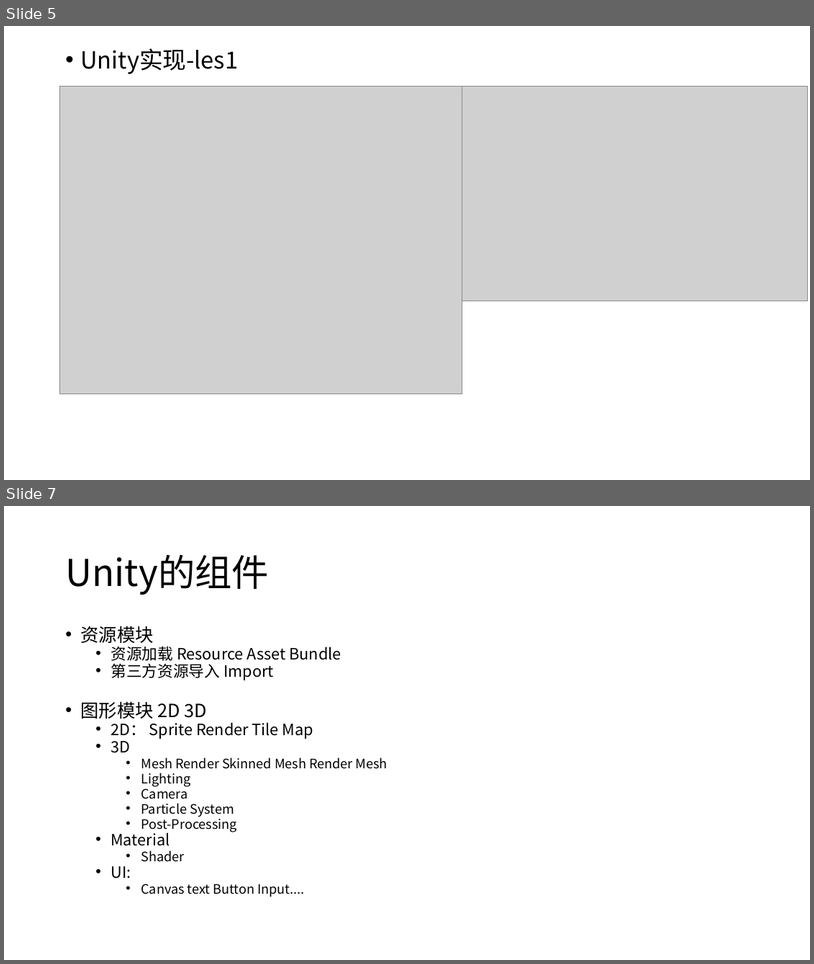
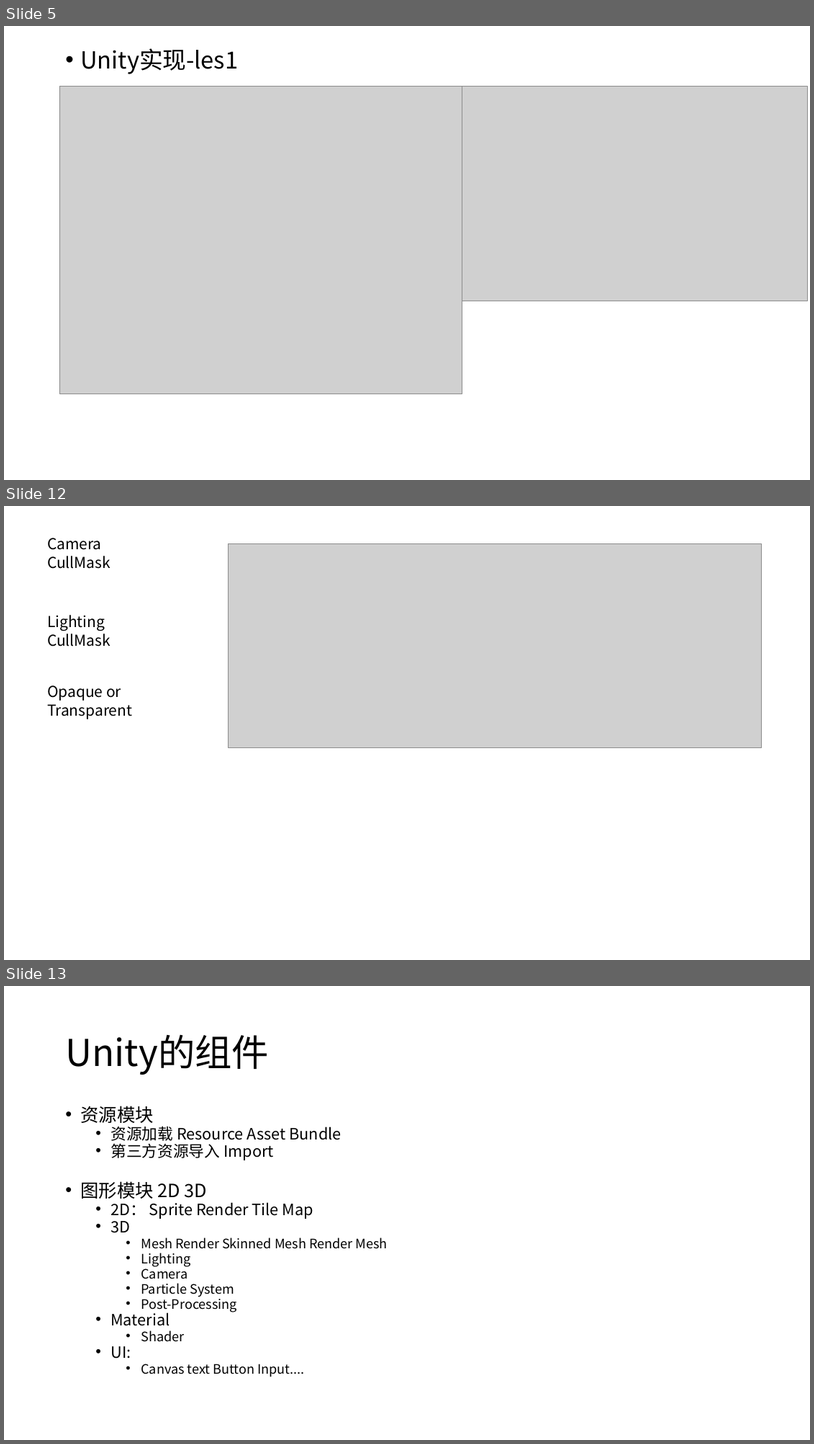
Before and after one commit to mshandle/GStar, a slide deck: Document/培训PPT.pptx. Shown one above the other, each under a label of ours: slides 5 and 7 before the commit, slides 5, 12 and 13 after it; the slides between them are not shown. The pictures are 814x964 and 814x1444 pixels, drawn with LibreOffice and Linux fonts; fonts in the diff are those of the drawing; grey boxes stand for pictures. Boxes give left, top, right and bottom in pixels: in the first picture for what was removed or moved away, otherwise in the second. Text is boxed around its words. In the diff, an @@ line names an element or a change of style, - is before the commit and + after.

```diff
--- a/Document/培训PPT.pptx
+++ b/Document/培训PPT.pptx
@@ slide 12 added at bbox=[4, 506, 810, 960], background #FFFFFF @@
@@ text added at bbox=[47, 538, 111, 569], 18 pt, text #000000 @@
+Camera CullMask
@@ picture added at bbox=[229, 544, 762, 747] @@
@@ text added at bbox=[47, 615, 111, 646], 18 pt, text #000000 @@
+Lighting CullMask
@@ text added at bbox=[47, 685, 132, 719], 18 pt, text #000000 @@
+Opaque or Transparent
@@ what was slide 7 is now slide 13 @@
```
Also in this commit, not shown: 1 slide changed, 7 other slides added, 2 slides removed, 13 other files.
